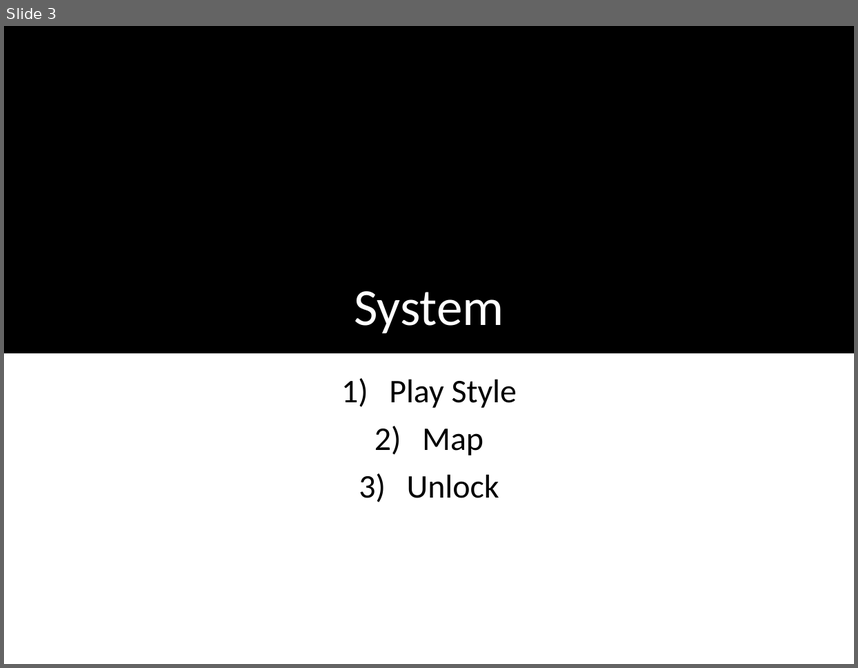
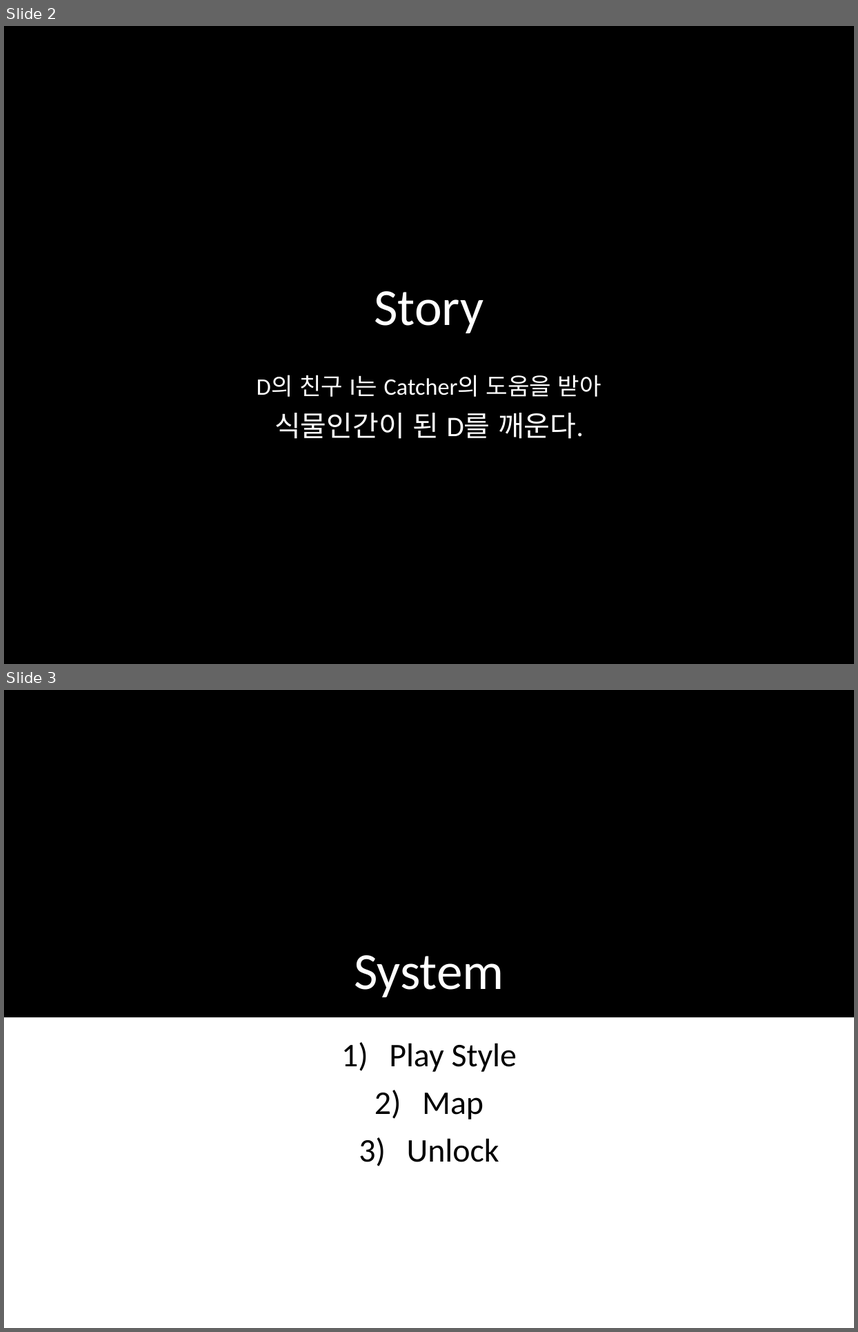
Before and after one commit to YangHun/Catdog-Line2016-D, a slide deck: Documentation/D.pptx. Shown one above the other, each under a label of ours: slide 3 before the commit, slides 2 and 3 after it. The pictures are 858x668 and 858x1332 pixels, drawn with LibreOffice and Linux fonts; fonts in the diff are those of the drawing. Boxes give left, top, right and bottom in pixels: in the first picture for what was removed or moved away, otherwise in the second. Text is boxed around its words. In the diff, an @@ line names an element or a change of style, - is before the commit and + after.

```diff
--- a/Documentation/D.pptx
+++ b/Documentation/D.pptx
@@ slide 2 added at bbox=[4, 26, 854, 664], background #000000 @@
@@ title added at bbox=[374, 291, 484, 333], 44 pt, text #FFFFFF @@
+Story
@@ text added at bbox=[257, 374, 602, 439], 20 pt, text #FFFFFF @@
+D의 친구 I는 Catcher의 도움을 받아
+식물인간이 된 D를 깨운다.
```
Also in this commit, not shown: 5 slides changed, 3 other slides added, 1 slide removed.
